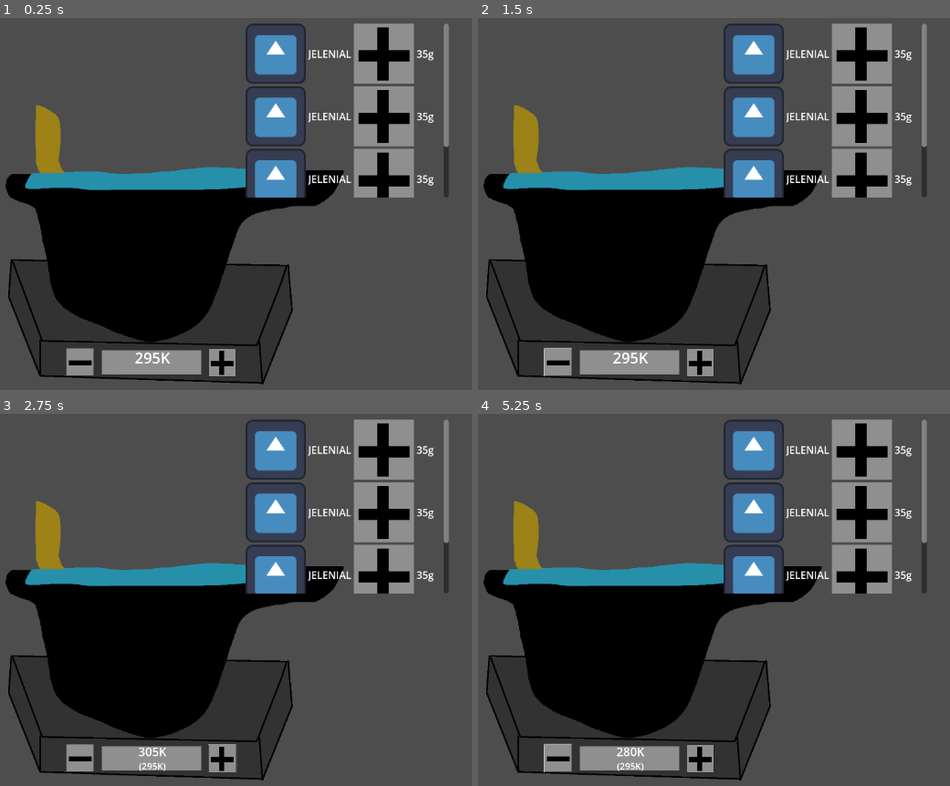
Above: before the commit, frames 1-4 (two rows, left to right).
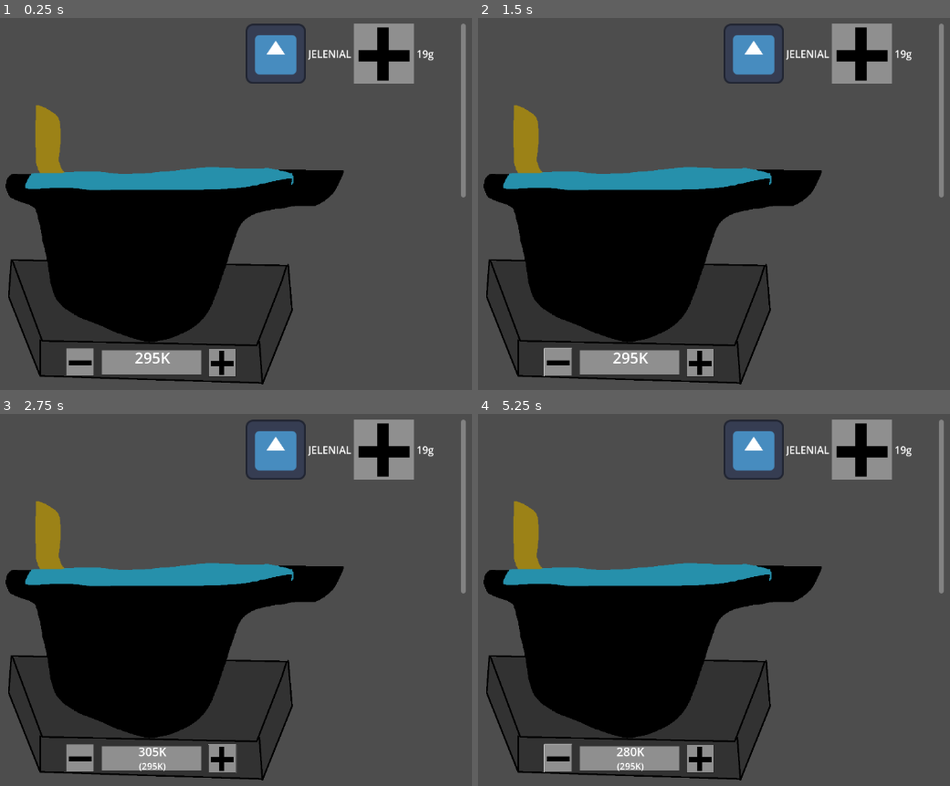
Above: after the commit, the same moments.

Repository: Gutek8134/poison-craft
Game: Godot game, scene res://scenes/prefabs/cauldron.tscn
Same seed, same stepped clock (60 frames per second), same inputs: the game is played once before the commit and once after it. The project has no main scene, so this scene is started directly. The engine's default icon, where the game draws it, is replaced by a stand-in: a white triangle on a blue panel in a dark square.
Inputs (mouse positions are in pixels of both pictures, inside the frame that each line leads up to):
- Up to frame 1 (0.25 s): no input
- Up to frame 2 (1.5 s): click (699, 363) at 0.5 s; click (558, 363) at 1.25 s
- Up to frame 3 (2.75 s): click (221, 759) at 2 s
- Up to frame 4 (5.25 s): click (558, 759) at 2.75 s; click (699, 759) at 3.5 s; click (558, 759) at 4.25 s; tap Enter at 5 s; hold Shift from 5.03 s (still down)

The runs differ from the first frame. In frame 1, 7.7% of the frame differs, in the area x 52-99%, y 1-49%; in frame 2, 7.7%; in frame 3, 7.7%; in frame 4, 7.7%.

Commit message:
Updating substance representations

Diff:
--- a/scenes/prefabs/cauldron.tscn
+++ b/scenes/prefabs/cauldron.tscn
@@ -1,10 +1,9 @@
-[gd_scene load_steps=6 format=3 uid="uid://bveoo716ac81d"]
+[gd_scene load_steps=5 format=3 uid="uid://bveoo716ac81d"]
 
 [ext_resource type="Script" path="res://scripts/cauldron.gd" id="1_t4s4w"]
 [ext_resource type="Texture2D" uid="uid://d2paw5vc8p2xk" path="res://content/images/cauldron-t.png" id="2_fy3fo"]
 [ext_resource type="Texture2D" uid="uid://dful5kmhtcxmm" path="res://content/images/plus-t.png" id="3_plr1v"]
 [ext_resource type="Texture2D" uid="uid://h01ytmr31lmw" path="res://content/images/minus-t.png" id="4_42w8m"]
-[ext_resource type="PackedScene" uid="uid://daodn204vfhht" path="res://scenes/prefabs/ui/substance_repr.tscn" id="5_tjpe5"]
 
 [node name="Cauldron" type="Node2D"]
 script = ExtResource("1_t4s4w")
@@ -56,7 +55,7 @@
 anchor_bottom = 1.0
 offset_left = 692.0
 offset_top = 35.0
-offset_right = 1013.0
+offset_right = 1040.0
 offset_bottom = 310.0
 grow_horizontal = 2
 grow_vertical = 2
@@ -70,18 +69,5 @@
 size_flags_horizontal = 3
 size_flags_vertical = 3
 
-[node name="SubstanceRepr" parent="substance_scroll/substance_grid" instance=ExtResource("5_tjpe5")]
-layout_mode = 2
-size_flags_horizontal = 3
-
-[node name="SubstanceRepr2" parent="substance_scroll/substance_grid" instance=ExtResource("5_tjpe5")]
-layout_mode = 2
-
-[node name="SubstanceRepr3" parent="substance_scroll/substance_grid" instance=ExtResource("5_tjpe5")]
-layout_mode = 2
-
-[node name="SubstanceRepr4" parent="substance_scroll/substance_grid" instance=ExtResource("5_tjpe5")]
-layout_mode = 2
-
 [connection signal="pressed" from="cauldron_sprite/increase_temperature" to="." method="_on_increase_temperature_button_pressed"]
 [connection signal="pressed" from="cauldron_sprite/decrease_temperature" to="." method="_on_decrease_temperature_button_pressed"]
--- a/scenes/prefabs/ui/substance_repr.tscn
+++ b/scenes/prefabs/ui/substance_repr.tscn
@@ -12,8 +12,9 @@
 
 [node name="HFlowContainer" type="HFlowContainer"]
 layout_direction = 2
-offset_right = 304.0
+offset_right = 305.0
 offset_bottom = 95.0
+size_flags_horizontal = 3
 script = ExtResource("1_85tap")
 substance = SubResource("Resource_0ux5t")
 
--- a/scripts/cauldron.gd
+++ b/scripts/cauldron.gd
@@ -27,6 +27,9 @@
 ## key: string (substance name) = int (amount in grams)
 @onready var content: Dictionary = {}
 
+## key: string (substance name) = SubstanceRepresentation
+@onready var substance_representations: Dictionary = {}
+
 @onready var is_mixing := false
 
 var is_heating: bool:
@@ -53,9 +56,6 @@
 	current_temperature = room_temperature
 	target_temperature = current_temperature
 	_test()
-
-func _process(_delta):
-	_update_ongoing_reactions()
 
 func self_destruct() -> void:
 	print("Oh shit! Self destruct!")
@@ -89,20 +89,35 @@
 func add_substance(substance: Substance):
 	if substance.data.name not in content:
 		content[substance.data.name] = substance.amount
+		var repr := substance_representation_scene.instantiate()
+		(repr as SubstanceRepresentation).substance = substance
+		content_display.add_child(repr)
+		substance_representations[substance.data.name] = repr
 	else:
 		content[substance.data.name] += substance.amount
+		((substance_representations[substance.data.name] as Node).get_script() as SubstanceRepresentation).substance.amount = content[substance.data.name]
 	update_substance_display()
+	_update_ongoing_reactions()
 
 ## Amount in grams
 func add_ingredient(ingredient: Ingredient, amount: int):
 	for substance_name in ingredient.composition:
 		if substance_name not in content:
 			content[substance_name] = amount * ingredient.composition[substance_name]
+			var repr := substance_representation_scene.instantiate()
+			(repr as SubstanceRepresentation).substance = \
+				Substance.new(data_table.data[substance_name], content[substance_name])
+			content_display.add_child(repr)
+			substance_representations[substance_name] = repr
 		else:
 			content[substance_name] += amount * ingredient.composition[substance_name]
+			(substance_representations[substance_name] as SubstanceRepresentation).substance.amount = content[substance_name]
 	update_substance_display()
+	_update_ongoing_reactions()
 
 func update_substance_display() -> void:
+	for representation: SubstanceRepresentation in substance_representations.values():
+		representation.update()
 	print(content)
 
 ## Interval in seconds
@@ -119,9 +134,11 @@
 			current_temperature -= heating_power * interval
 		else:
 			current_temperature += heating_power * interval
+		_update_ongoing_reactions()
 
 	current_temperature = target_temperature
 	temperature_change_timer.stop()
+	_update_ongoing_reactions()
 
 func _update_ongoing_reactions() -> void:
 	var real_reactions: Array[SubstanceReaction] = []
@@ -193,6 +210,7 @@
 
 		for substance_name: String in reaction.outcome_substances:
 			content[substance_name] = content.get(substance_name, 0) + reaction.outcome_substances[substance_name]
+		_update_ongoing_reactions()
 
 func _update_temperature_display() -> void:
 	temperature_display.text = "[center][font_size=50]%dK[/font_size][/center]" % current_temperature \
@@ -223,9 +241,7 @@
 		increase_target_temperature(DEFAULT_TEMPERATURE_CHANGE)
 
 func _test() -> void:
-	content = {
-		"Jelenial (liquid)": 19
-	}
-	_update_ongoing_reactions()
-	var printer = func(): print("%s %s" % [ongoing_reactions, content])
-	CoroutinesLib.invoke_repeating(printer, get_tree(), self, 2, 0, 5)
+	add_substance(Substance.new(data_table.data["Jelenial (liquid)"], 19))
+	_update_ongoing_reactions()
+	# var printer = func(): print("%s %s" % [ongoing_reactions, content])
+	# CoroutinesLib.invoke_repeating(printer, get_tree(), self, 2, 0, 5)
--- a/scripts/libs/coroutines_lib.gd
+++ b/scripts/libs/coroutines_lib.gd
@@ -5,9 +5,9 @@
 static var _coroutines: Dictionary = {}
 
 ## Waits offset time before calling function
+##
 ## If you want to be able to stop lambdas and partials manually, save them in a variable
-## If offset is less or equal 0, the timer starts immediately
-static func invoke(function: Callable, tree: SceneTree, offset: int=- 1) -> void:
+static func invoke(function: Callable, tree: SceneTree, offset: int=1) -> void:
 	if offset > 0:
 		await tree.create_timer(offset).timeout
 
--- a/scripts/substance_base.gd
+++ b/scripts/substance_base.gd
@@ -4,3 +4,10 @@
 
 @export var data: SubstanceData
 @export var amount: int
+
+func _init(p_data: SubstanceData=null, p_amount: int=0):
+    data = p_data
+    amount = p_amount
+
+func _to_string() -> String:
+    return "(Substance) %s: %d" % [data.name, amount]
--- a/scripts/ui/substance_repr.gd
+++ b/scripts/ui/substance_repr.gd
@@ -1,3 +1,5 @@
+class_name SubstanceRepresentation
+
 extends Node
 
 @export var substance: Substance
@@ -6,8 +8,14 @@
 var liquid_image := preload ("res://content/images/states of matter/liquid.png") as Texture2D
 var solid_image := preload ("res://content/images/states of matter/solid.png") as Texture2D
 
-# Called when the node enters the scene tree for the first time.
-func _process(_delta):
+func _init(p_substance: Substance=null):
+	if p_substance != null:
+		substance = p_substance
+
+func _ready():
+	update()
+
+func update() -> void:
 	($SubstanceSymbol as TextureRect).texture = substance.data.icon
 
 	($VBoxContainer/SubstanceName as RichTextLabel).text = "[center]%s[/center]" % [substance.data.substance_type.to_upper()]
